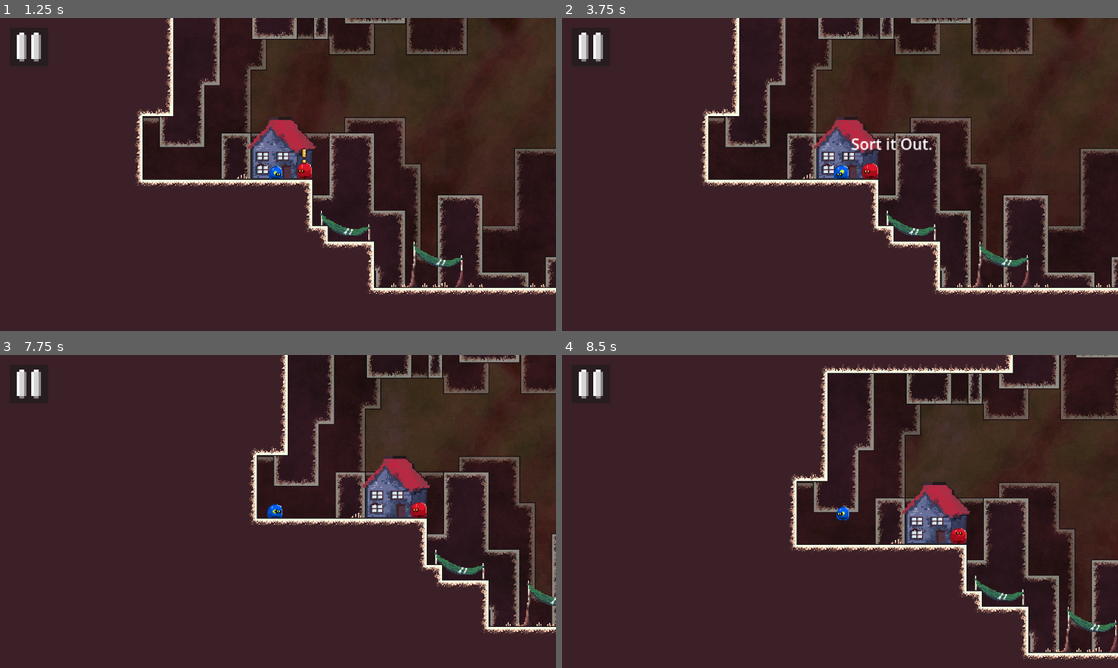
Above: before the commit, frames 1-4 (two rows, left to right).
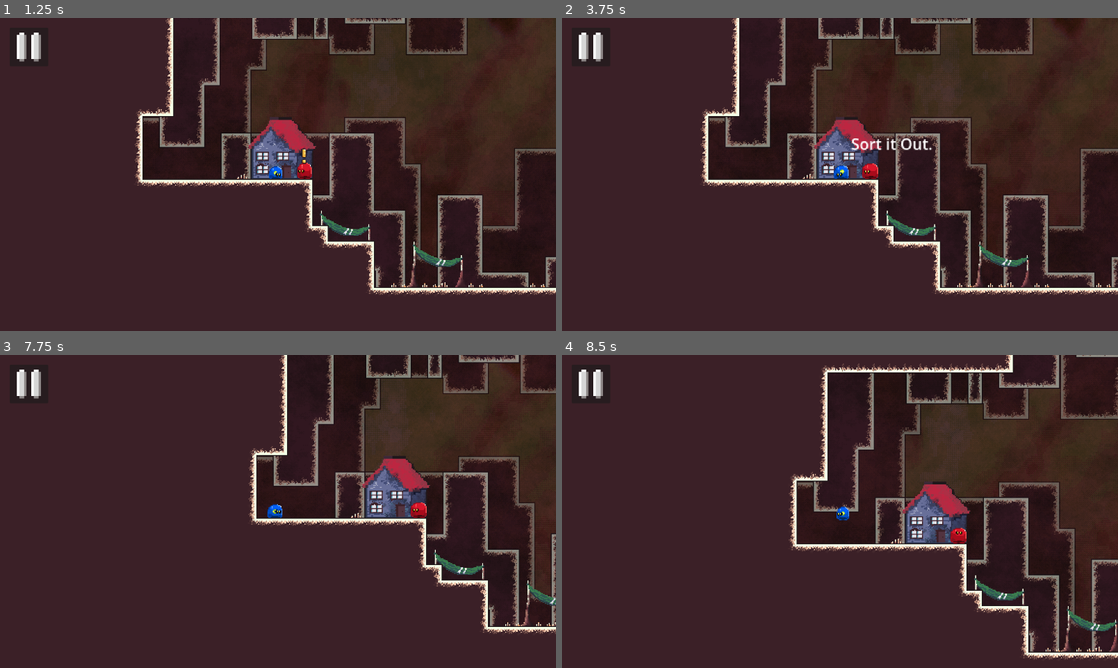
Above: after the commit, the same moments.

Repository: 2026-Hackathon/UnderYourSkin
Game: Godot game, scene res://Scenes/tempmenu.tscn
Same seed, same stepped clock (60 frames per second), same inputs: the game is played once before the commit and once after it.
Inputs (mouse positions are in pixels of both pictures, inside the frame that each line leads up to):
- Up to frame 1 (1.25 s): click "Play" at 0.5 s
- Up to frame 2 (3.75 s): click (589, 46) at 1.25 s; tap Enter at 2, 3.5 s; move the mouse to (962, 158) at 2.02 s; click (962, 158) at 2.17 s; tap Space at 2.75 s; drag from (728, 190) to (812, 237) at 2.77 s; move the mouse to (895, 105) at 3.52 s; click (895, 105) at 3.67 s
- Up to frame 3 (7.75 s): tap Space at 4.25 s; drag from (250, 574) to (111, 464) at 4.27 s; tap Enter at 5 s; move the mouse to (444, 558) at 5.02 s; click (444, 558) at 5.17 s; drag from (111, 464) to (194, 433) at 5.77 s; move the mouse to (305, 511) at 6.52 s; click (305, 511) at 6.67 s; drag from (194, 433) to (166, 527) at 7.27 s
- Up to frame 4 (8.5 s): move the mouse to (962, 495) at 8.02 s; click (962, 495) at 8.17 s

Frame 1 is identical in both runs. In frame 2, less than 0.1% of the frame differs, in the area x 26-99%, y 0-88%; in frame 3, 2.5%; in frame 4, 2.6%, in the area x 40-100%, y 0-98%.

Commit message:
fixed time scale in air
Whoops! accidentally inddented sum but i undid it so tis calm

Diff:
--- a/under-your-skin/Scripts/player_character.gd
+++ b/under-your-skin/Scripts/player_character.gd
@@ -111,7 +111,7 @@
 			Globals.current_time_scale = move_toward(Globals.current_time_scale, normal_time_scale, time_ramp_speed * Engine.time_scale * delta)
 		else:
 			Globals.current_time_scale = move_toward(Globals.current_time_scale, normal_time_scale, 50.0 * time_ramp_speed * Engine.time_scale * delta)
-			Engine.time_scale = Globals.current_time_scale
+		Engine.time_scale = Globals.current_time_scale
 
 
 	#Apply Gravity/Reset Jumps
